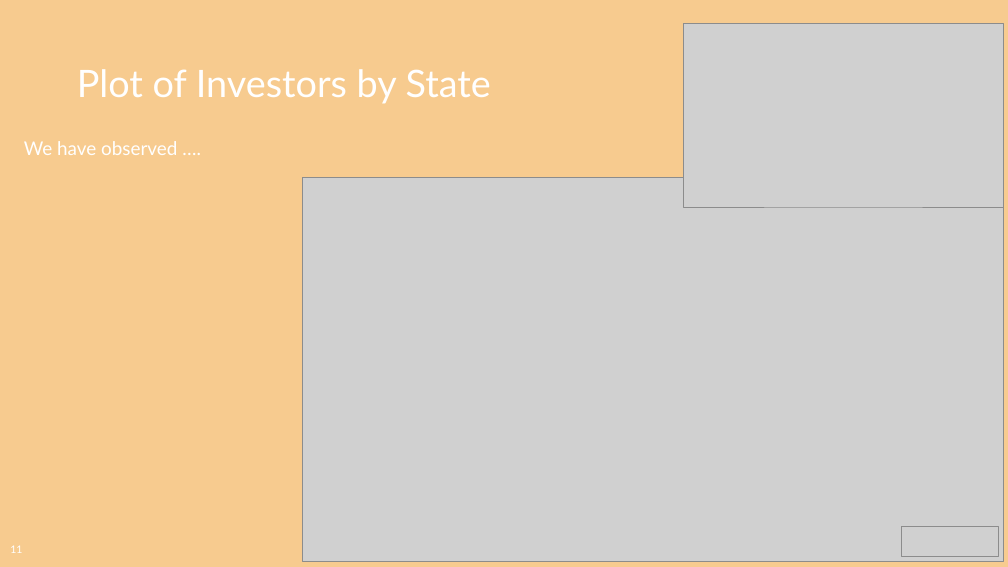
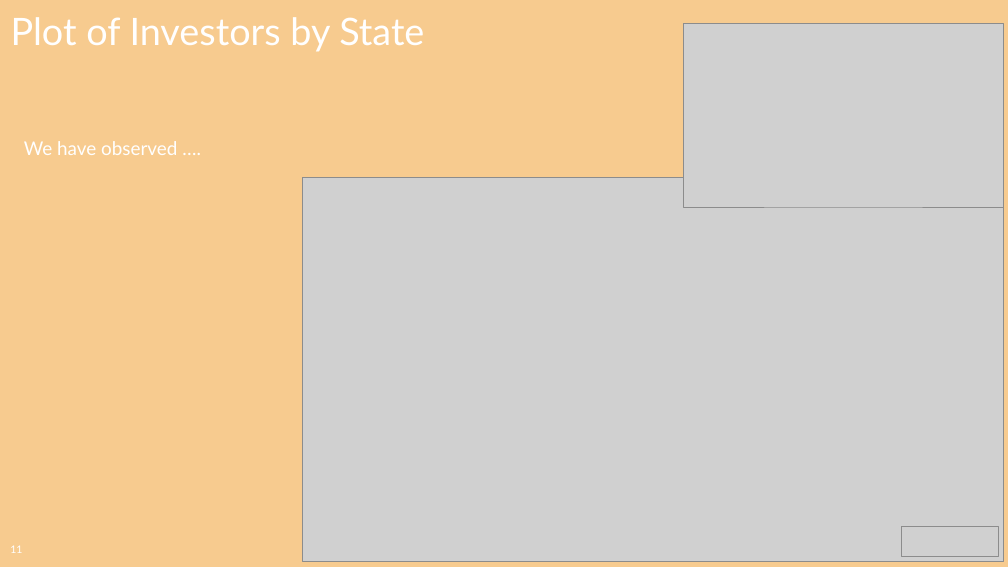
Before and after one commit to CharlesPBiggar/Data-Analytics-Project-1, a slide deck: slide 11 of Presentation/GiterDun Presentation.pptx. Drawn at 1008x567 pixels with LibreOffice and Linux fonts; fonts in the diff are those of the drawing; grey boxes stand for pictures; background and template pictures are left out. Boxes give left, top, right and bottom in pixels: in the first picture for what was removed or moved away, otherwise in the second. Text is boxed around its words. In the diff, an @@ line names an element or a change of style, - is before the commit and + after.

```diff
--- a/Presentation/GiterDun Presentation.pptx
+++ b/Presentation/GiterDun Presentation.pptx
@@ title "Plot of Investors by State": place and size @@
-title "Plot of Investors by State" at <box>77,69,491,104</box>
+title "Plot of Investors by State" at <box>11,17,424,52</box>
```
Also in this commit, not shown: 14 other slides changed, 2 other files.
